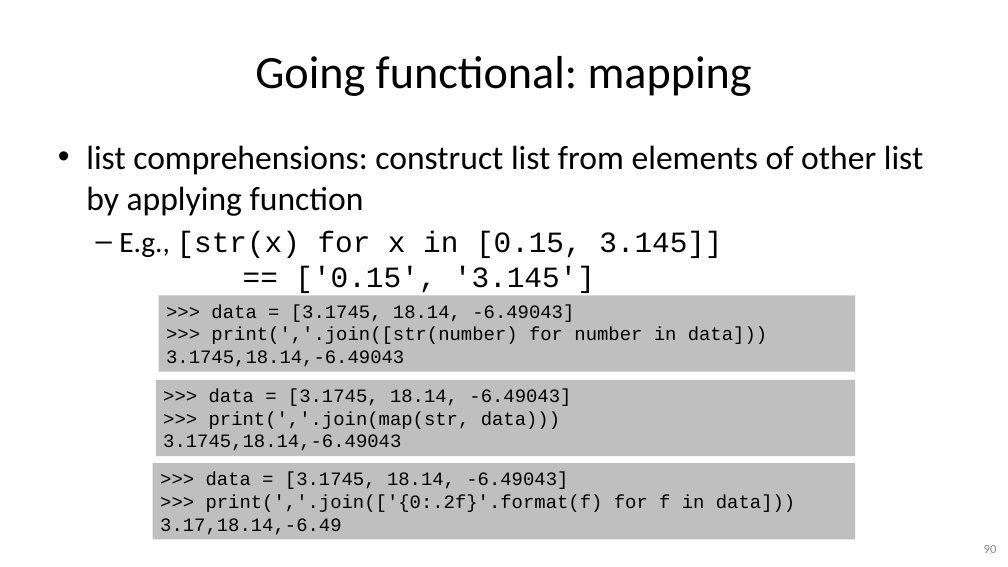
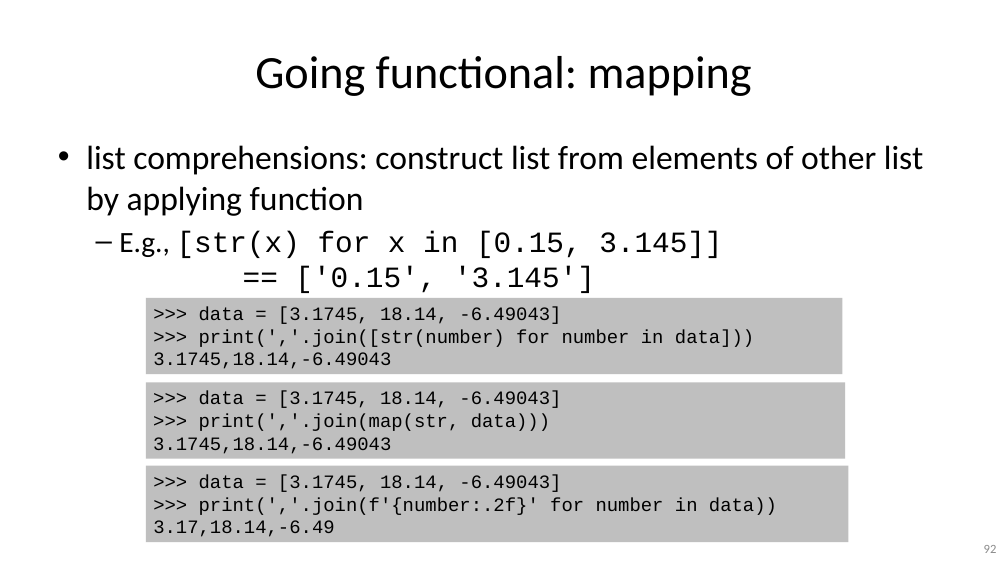
Before and after one commit to gjbex/Python-for-programmers, a slide deck: slide 92 of python_for_programmers.pptx (slide 90 before the commit). Drawn at 1008x567 pixels with LibreOffice and Linux fonts; fonts in the diff are those of the drawing. Boxes give left, top, right and bottom in pixels: in the first picture for what was removed or moved away, otherwise in the second. Text is boxed around its words. In the diff, an @@ line names an element or a change of style, - is before the commit and + after.

```diff
--- a/python_for_programmers.pptx
+++ b/python_for_programmers.pptx
@@ rectangle ">>> data = [3.1745, 18.14, ...": place and size @@
-rectangle ">>> data = [3.1745, 18.14, ..." at (159, 296, 855, 372)
+rectangle ">>> data = [3.1745, 18.14, ..." at (146, 298, 842, 374)
@@ rectangle ">>> data = [3.1745, 18.14, ...": place and size @@
-rectangle ">>> data = [3.1745, 18.14, ..." at (156, 380, 855, 456)
+rectangle ">>> data = [3.1745, 18.14, ..." at (146, 383, 845, 459)
@@ rectangle ">>> data = [3.1745, 18.14, ...": place and size @@
-rectangle ">>> data = [3.1745, 18.14, ..." at (153, 464, 855, 540)
+rectangle ">>> data = [3.1745, 18.14, ..." at (146, 466, 848, 542)
@@ text in rectangle at (199, 497, 777, 515): text changed @@
->>> print(','.join(['{0:.2f}'.format(f) for f in data]))
+>>> print(','.join(f'{number:.2f}' for number in data))
@@ page number at (984, 545, 997, 553): text changed @@
-90
+92
```
Also in this commit, not shown: 16 other slides changed, 2 slides added.
